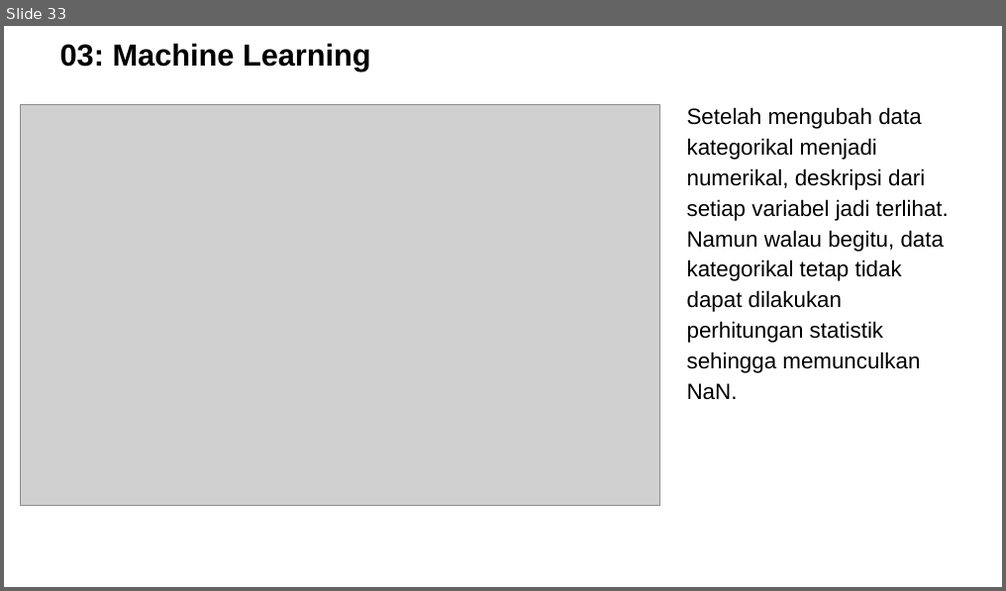
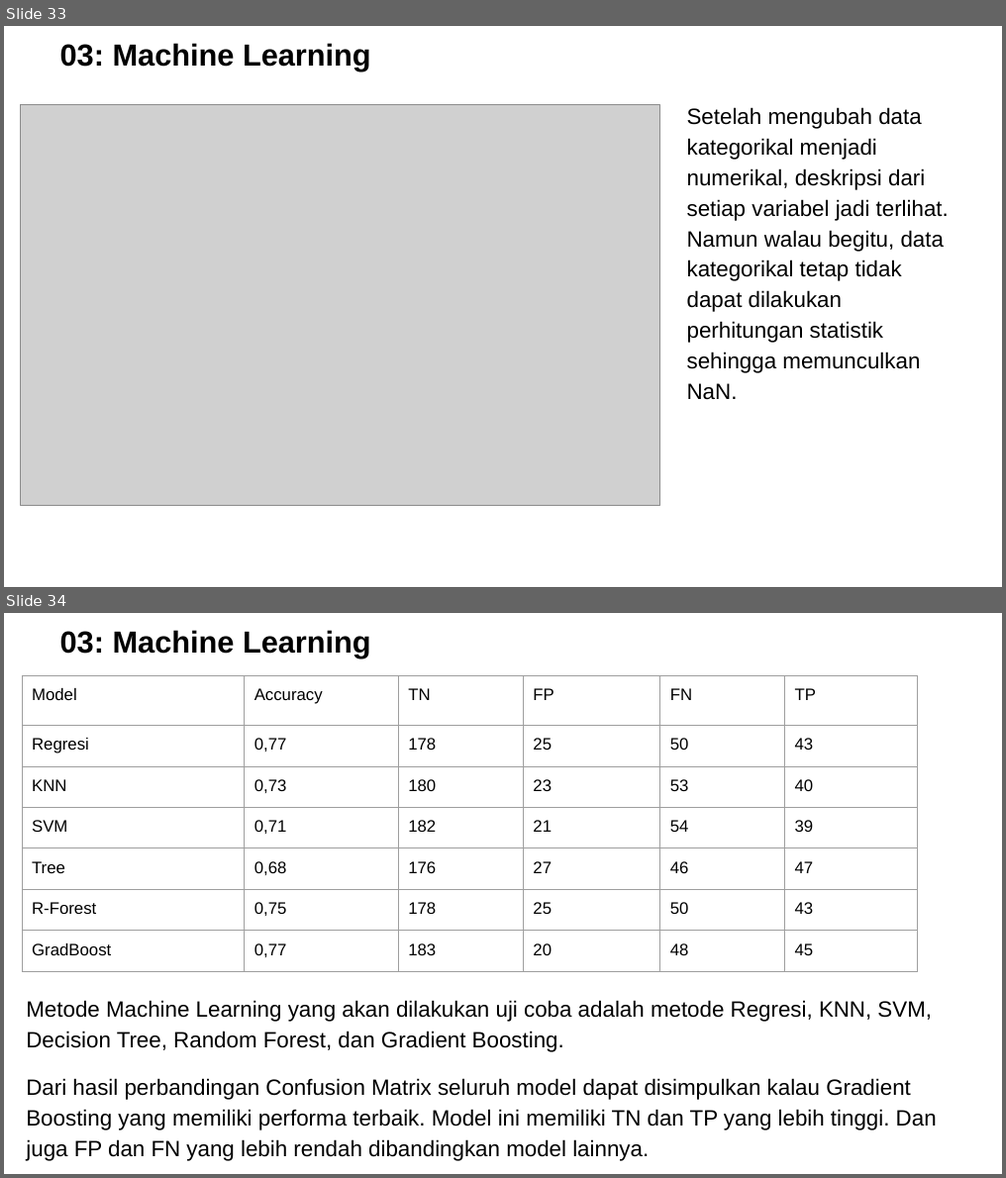
Before and after one commit to wendykusman/ProjectDataScience, a slide deck: DataScienceProject -Wendy Kusman.pptx. Shown one above the other, each under a label of ours: slide 33 before the commit, slides 33 and 34 after it. The pictures are 1006x591 and 1006x1178 pixels, drawn with LibreOffice and Linux fonts; fonts in the diff are those of the drawing; grey boxes stand for pictures; background and template pictures are left out. Boxes give left, top, right and bottom in pixels: in the first picture for what was removed or moved away, otherwise in the second. Text is boxed around its words. In the diff, an @@ line names an element or a change of style, - is before the commit and + after.

```diff
--- a/DataScienceProject -Wendy Kusman.pptx
+++ b/DataScienceProject -Wendy Kusman.pptx
@@ slide 34 added at [4,613,1002,1174], background picture (left out) @@
@@ title added at [60,630,371,659], 22 pt, text #000000, bold @@
+03: Machine Learning
@@ table added at [22,676,917,1003], 7 rows, 6 columns @@
+Model | Accuracy | TN | FP | FN | TP
+Regresi | 0,77 | 178 | 25 | 50 | 43
+KNN | 0,73 | 180 | 23 | 53 | 40
+SVM | 0,71 | 182 | 21 | 54 | 39
+Tree | 0,68 | 176 | 27 | 46 | 47
+R-Forest | 0,75 | 178 | 25 | 50 | 43
+GradBoost | 0,77 | 183 | 20 | 48 | 45
@@ text added at [26,1000,937,1161], 16 pt, text #000000 @@
+Metode Machine Learning yang akan dilakukan uji coba adalah metode Regresi, KNN, SVM, Decision Tree, Random Forest, dan Gradient Boosting.
+Dari hasil perbandingan Confusion Matrix seluruh model dapat disimpulkan kalau Gradient Boosting yang memiliki performa terbaik. Model ini memiliki TN dan TP yang lebih tinggi. Dan juga FP dan FN yang lebih rendah dibandingkan model lainnya.
```
Also in this commit, not shown: 9 slides changed, 6 other slides added, 2 slides removed.
